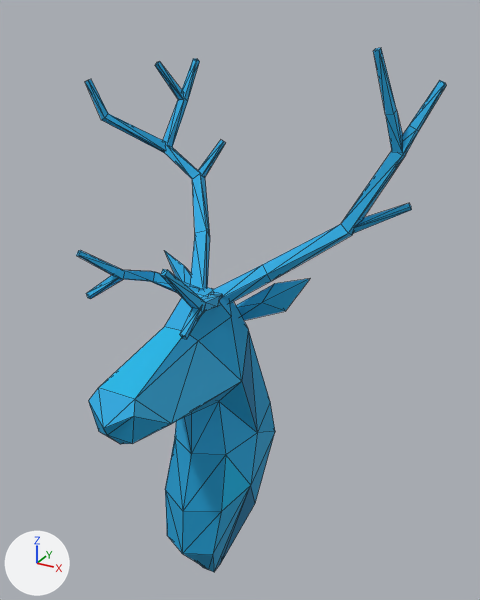
An edit to the Blender file model/reindeer.blend, drawn before and after from the same camera.
Before and after are seen from a 50 mm camera at (6.24, -9.86, 11.93) aimed at (0.29, 0.96, 6.53). The lights are fixed; the arrows at lower left show +X, +Y and +Z. The first picture is the older version. Mesh edges are drawn as thin lines.

Names of what the first picture shows: 'Reindeer.Antler.L', 'Reindeer.Antler.R', 'Reindeer.Ear.L', 'Reindeer.Ear.R', 'Reindeer.HeadNeck'.
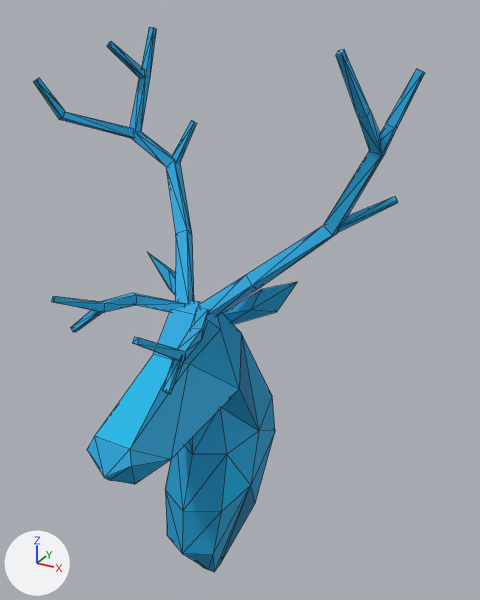
What differs and where, as boxes (x1, y1, x2, y2) in the pictures (480 x 600 px; the box of a moved part takes in the faces that stretch with it):
'Reindeer.HeadNeck', reshaped: before (89, 287, 275, 572); after (87, 300, 275, 572)
'Reindeer.Antler.R', moved, turned: before (160, 48, 446, 339); after (133, 50, 425, 394)
'Reindeer.Antler.L', moved, turned: before (76, 59, 226, 299); after (34, 27, 197, 332)
'Reindeer.Ear.R', moved, turned: before (236, 278, 311, 320); after (223, 282, 297, 324)
'Reindeer.Ear.L', moved, turned: before (164, 250, 191, 284); after (147, 252, 195, 301)
part 1 of me_v18_steeper_eye_facets_and_tapered_rear_crown, moved or reshaped: before (89, 287, 275, 511); after (87, 300, 275, 511)

Patch to the scene script:
```diff
--- a/model/reindeer.blend.py
+++ b/model/reindeer.blend.py
@@ me_v18_steeper_eye_facets_and_tapered_rear_crown @@
 # used by ob_reindeer_headneck; location = (0.0, 0.0, 0.0)
-me_v18_steeper_eye_facets_and_tapered_rear_crown.from_pydata(...)  # 60 vertices, 108 faces; spans x -1.0..1.0, y -3.06..1.64, z 0.03..6.96
+me_v18_steeper_eye_facets_and_tapered_rear_crown.from_pydata(...)  # 60 vertices, 108 faces; spans x -1.0..1.0, y -3.15..1.68, z 0.03..6.88
+# me_v18_steeper_eye_facets_and_tapered_rear_crown part 1: 40 of 60 vertices moved; they spanned x -0.94..0.94, y -3.06..1.59, z 3.64..6.96 and now span x -0.94..0.94, y -3.15..1.68, z 3.61..6.88; mean shift (0.0, -0.16, -0.32); largest move (0.0, -3.06, 5.76) -> (0.0, -3.15, 4.85)
 me_v18_steeper_eye_facets_and_tapered_rear_crown.materials.append(mat_vaadin_24aae1_008)
@@ me_ear_l_013 @@
 # used by ob_reindeer_ear_l; location = (0.0, 0.0, 0.0)
-me_ear_l_013.from_pydata(...)  # 7 vertices, 10 faces; spans x -1.7..-0.2, y 0.65..1.2, z 6.1..7.18
+me_ear_l_013.from_pydata(...)  # 7 vertices, 10 faces; spans x -1.7..-0.2, y 0.26..0.73, z 6.14..7.33
+# me_ear_l_013 part 2: the whole mesh is turned 15 degrees about the x axis through its middle, then moved by (0.0, -0.45, 0.09)
 me_ear_l_013.materials.append(mat_vaadin_24aae1)
@@ me_ear_r_013 @@
 # used by ob_reindeer_ear_r; location = (0.0, 0.0, 0.0)
-me_ear_r_013.from_pydata(...)  # 7 vertices, 10 faces; spans x 0.2..1.7, y 0.65..1.2, z 6.1..7.18
+me_ear_r_013.from_pydata(...)  # 7 vertices, 10 faces; spans x 0.2..1.7, y 0.26..0.73, z 6.14..7.33
+# me_ear_r_013 part 3: the whole mesh is turned 15 degrees about the x axis through its middle, then moved by (0.0, -0.45, 0.09)
 me_ear_r_013.materials.append(mat_vaadin_24aae1)
@@ me_reindeer_antler_r @@
 # used by ob_reindeer_antler_r; location = (0.0, 0.0, 0.0)
-me_reindeer_antler_r.from_pydata(...)  # 108 vertices, 119 faces; spans x 0.12..3.58, y -2.32..2.35, z 6.66..11.35
+me_reindeer_antler_r.from_pydata(...)  # 108 vertices, 119 faces; spans x 0.12..3.58, y -3.09..1.31, z 6.49..11.4
+# me_reindeer_antler_r part 4: the whole mesh is turned 15 degrees about the x axis through its middle, then moved by (0.0, -1.03, -0.22)
 me_reindeer_antler_r.materials.append(mat_vaadin_24aae1)
@@ me_reindeer_antler_l @@
 # used by ob_reindeer_antler_l; location = (0.0, 0.0, 0.0)
-me_reindeer_antler_l.from_pydata(...)  # 115 vertices, 121 faces; spans x -3.78..-0.09, y -1.63..3.92, z 6.68..10.87
+me_reindeer_antler_l.from_pydata(...)  # 115 vertices, 121 faces; spans x -3.78..-0.09, y -2.34..2.29, z 6.5..11.57
+# me_reindeer_antler_l part 5: the whole mesh is turned 15 degrees about the x axis through its middle, then moved by (0.0, -1.01, 0.08)
 me_reindeer_antler_l.materials.append(mat_vaadin_24aae1)
```
